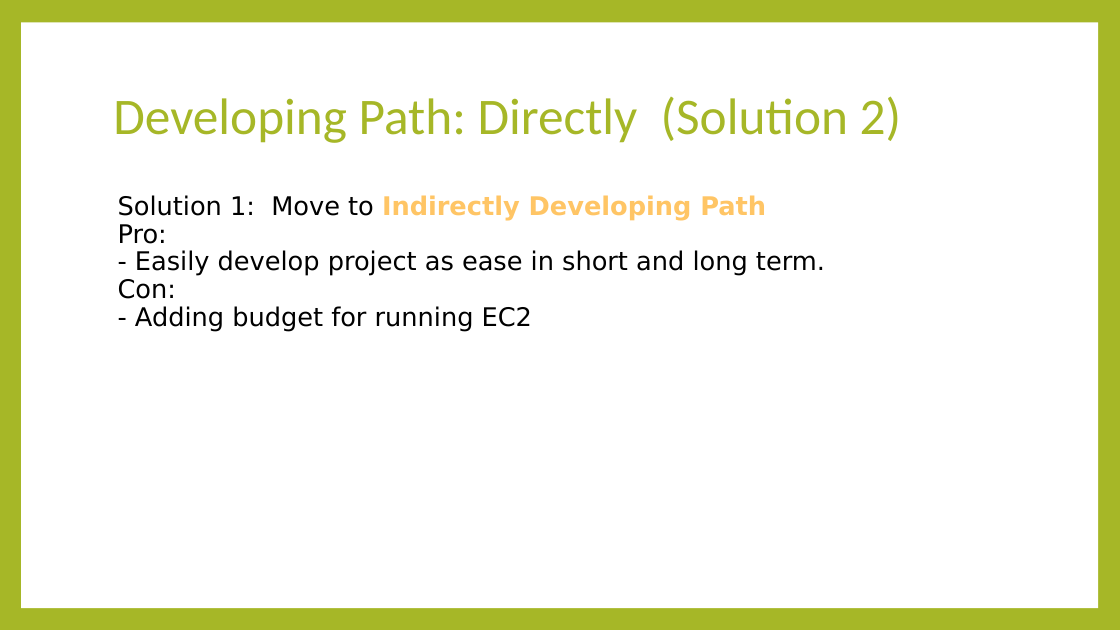
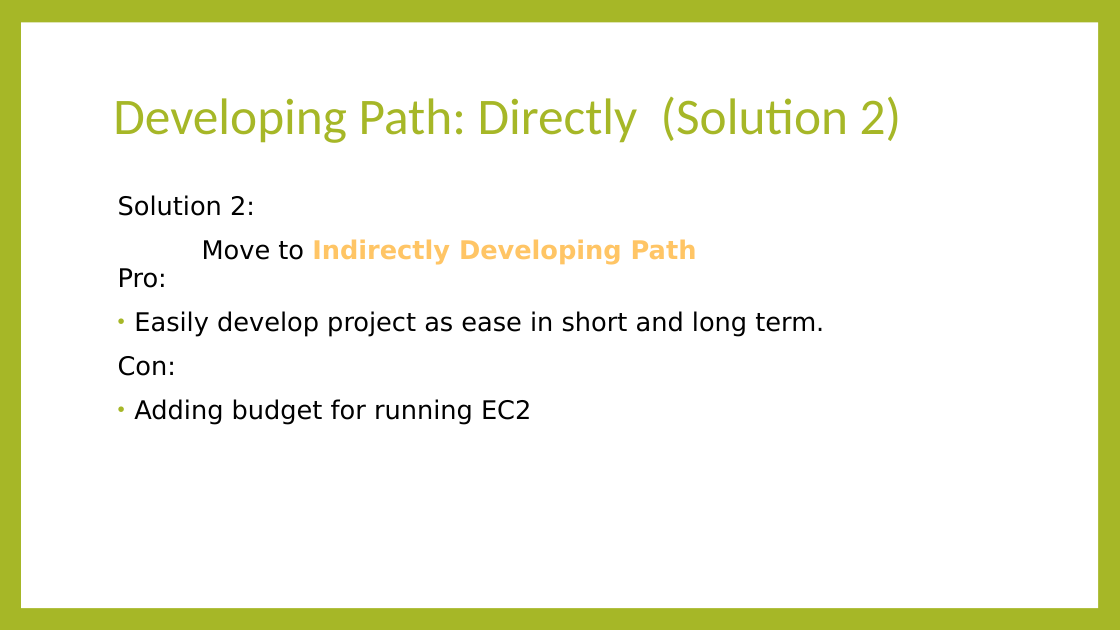
Before and after one commit to HarujiBurke/AwsTranslateOnSlack, a slide deck: slide 11 of Translator on cloud.pptx. Drawn at 1120x630 pixels with LibreOffice and Linux fonts; fonts in the diff are those of the drawing. Boxes give left, top, right and bottom in pixels: in the first picture for what was removed or moved away, otherwise in the second. Text is boxed around its words. In the diff, an @@ line names an element or a change of style, - is before the commit and + after.

Commit message:
update

```diff
--- a/Translator on cloud.pptx
+++ b/Translator on cloud.pptx
@@ text at bbox=[118, 195, 824, 424]: text changed @@
-Solution 1: Move to Indirectly Developing Path
-Pro:
-- Easily develop project as ease in short and long term.
-Con:
-- Adding budget for running EC2
+Solution 2:
+Move to Indirectly Developing Path
+Pro:
+• Easily develop project as ease in short and long term.
+Con:
+• Adding budget for running EC2
```
Also in this commit, not shown: 2 other slides changed.
